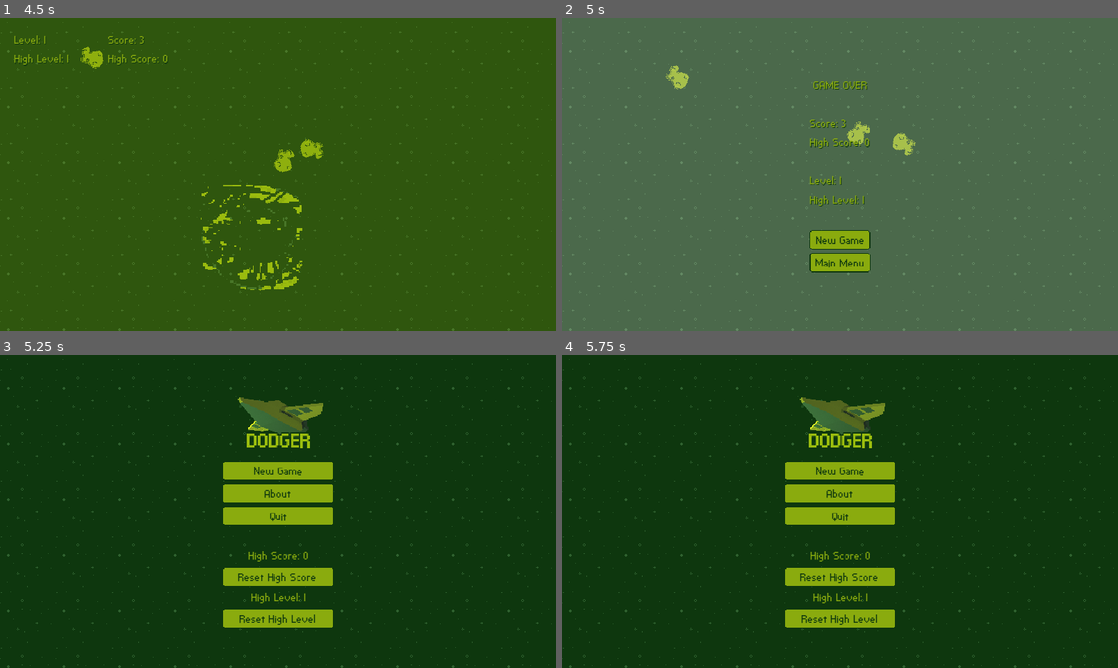
Above: before the commit, frames 1-4 (two rows, left to right).
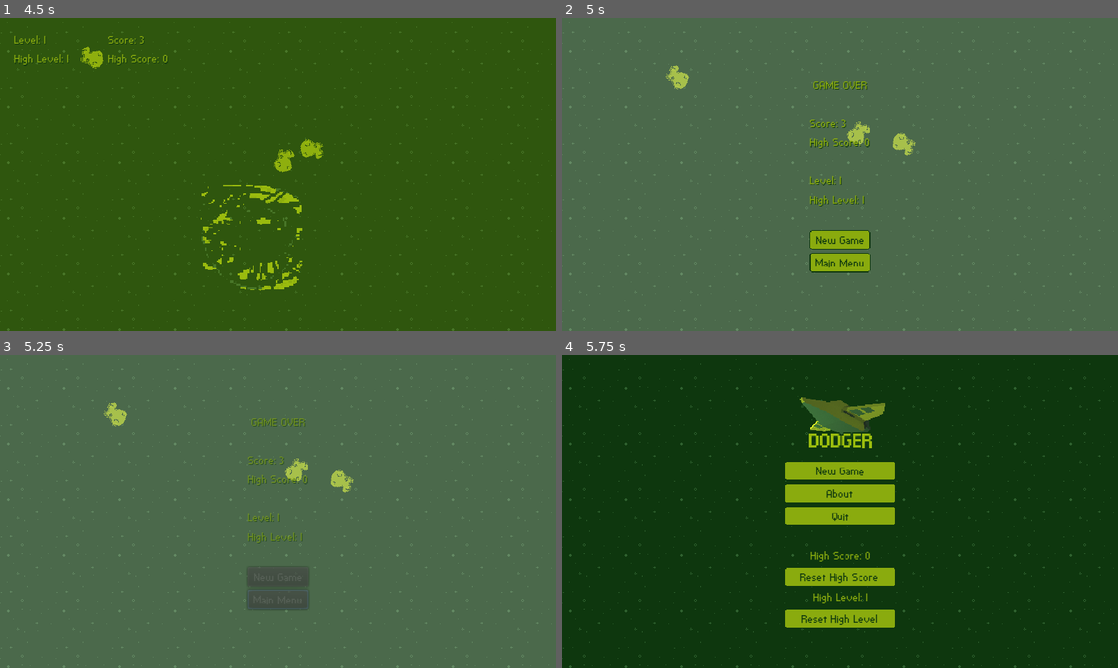
Above: after the commit, the same moments.

Repository: felipe-canever-fernandes/dodger
Game: Godot game, scene res://menus/MainMenu.tscn
Same seed, same stepped clock (60 frames per second), same inputs: the game is played once before the commit and once after it.
Inputs (mouse positions are in pixels of both pictures, inside the frame that each line leads up to):
- Up to frame 1 (4.5 s): click "New Game" at 0.5 s; move the mouse to (400, 158) at 1.27 s; tap Enter at 2 s; move the mouse to (166, 190) at 2.02 s; move the mouse to (333, 105) at 2.77 s; move the mouse to (250, 237) at 3.52 s; move the mouse to (444, 221) at 4.27 s
- Up to frame 2 (5 s): no input
- Up to frame 3 (5.25 s): click "Main Menu" at 5 s
- Up to frame 4 (5.75 s): no input

Frames 1-2 are identical in both runs. In frame 3, 100% of the frame differs, in the area x 0-100%, y 0-100%; in frame 4, nothing differs.

Commit message:
Add transition to "Main Menu" button in game over screen

Diff:
--- a/scripts/GameOverScreen.gd
+++ b/scripts/GameOverScreen.gd
@@ -32,6 +32,7 @@
 	_create_new_game()
 
 func _on_MainMenuButton_pressed() -> void:
+	yield(_transition.play(), "completed")
 	_go_to_main_menu()
 
 func _create_new_game() -> void:
